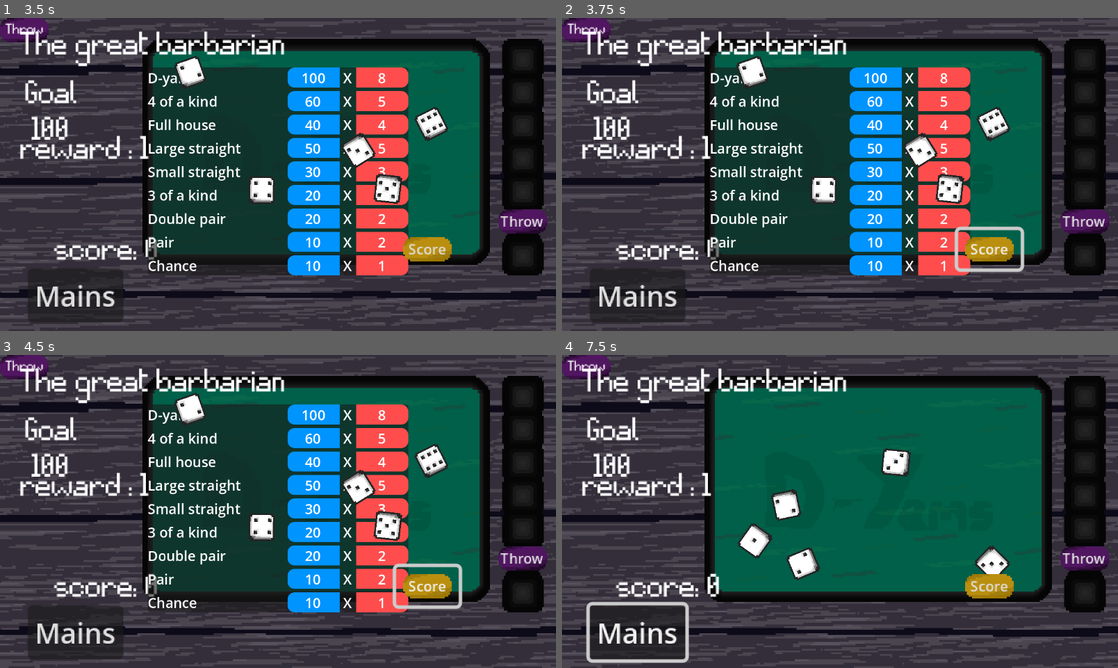
Above: before the commit, frames 1-4 (two rows, left to right).
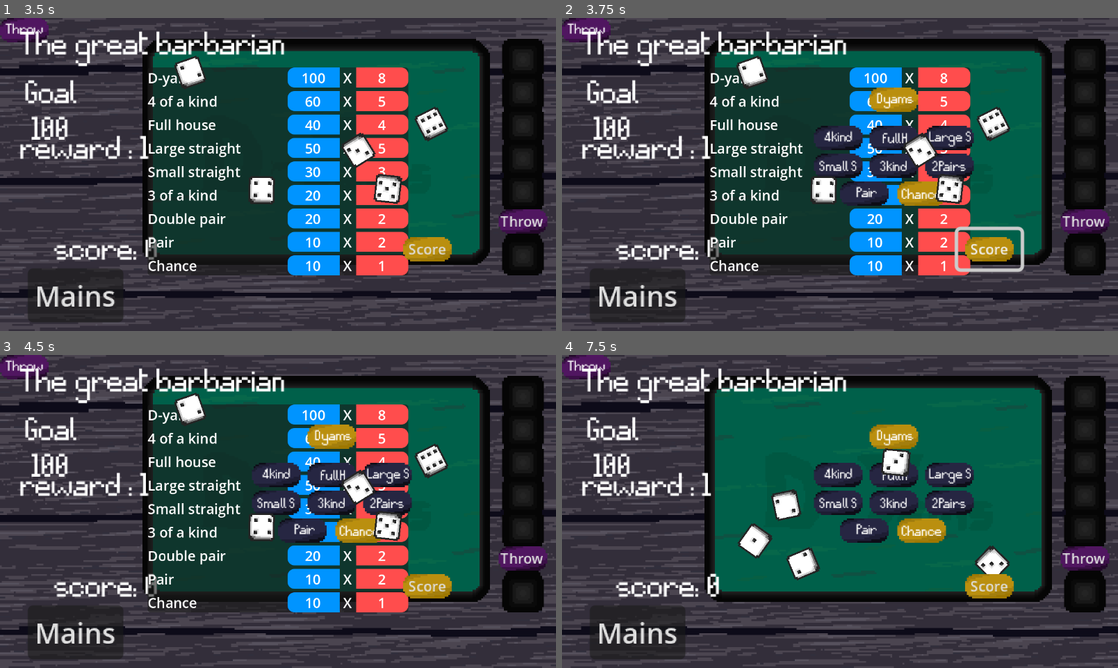
Above: after the commit, the same moments.

Repository: geoffrey66280/D-yams
Game: Godot game, scene res://scenes/game.tscn
The game is run twice, just before and just after one commit, with the same random seed, the same clock (stepped at 60 frames per second) and the same inputs. This scene is started directly instead of the project's main scene.
Inputs (mouse positions are in pixels of both pictures, inside the frame that each line leads up to):
- Up to frame 1 (3.5 s): click "Throw" at 0.5 s; click "Throw" at 1.25 s; click "Mains" at 2 s; click "Throw" at 2.75 s
- Up to frame 2 (3.75 s): click "Score" at 3.5 s
- Up to frame 3 (4.5 s): click (333, 436) at 4.25 s, where only the run after the commit has a clickable "Dyams"
- Up to frame 4 (7.5 s): click (923, 530) at 5 s, where only the run after the commit has a clickable "Chance"; click "Throw" at 5.75 s; click "Mains" at 6.5 s; click (895, 436) at 7.25 s, where only the run after the commit has a clickable "Dyams"

Frame 1 is identical in both runs. In frame 2, 4.3% of the frame differs, in the area x 45-75%, y 22-60%; in frame 3, 4.9%; in frame 4, 6.3%, in the area x 4-75%, y 22-99%.

Commit message:
feat: get combinations

Diff:
--- a/scenes/game.tscn
+++ b/scenes/game.tscn
@@ -7,6 +7,7 @@
 [ext_resource type="PackedScene" uid="uid://wrp24du2r1p5" path="res://scenes/level_information.tscn" id="3_lnu2h"]
 [ext_resource type="PackedScene" uid="uid://cfaie0utf5d8m" path="res://scenes/PopupCombination.tscn" id="4_lbhrr"]
 [ext_resource type="PackedScene" uid="uid://bbwu0goj8tpe6" path="res://scenes/MenuOptions.tscn" id="7_u5sy4"]
+[ext_resource type="PackedScene" uid="uid://ftg1igtjh1fe" path="res://scenes/popup_score.tscn" id="8_gee14"]
 
 [node name="Game" type="Node2D"]
 script = ExtResource("1_u5sy4")
@@ -52,5 +53,12 @@
 offset_bottom = 23.0
 text = "Options"
 
+[node name="popup_score" parent="." instance=ExtResource("8_gee14")]
+visible = false
+offset_left = 40.0
+offset_top = 24.0
+offset_right = 40.0
+offset_bottom = 24.0
+
 [connection signal="pressed" from="ButtonCombination" to="." method="_on_button_pressed"]
 [connection signal="pressed" from="ButtonOptions" to="." method="_on_button_options_pressed"]
--- a/scenes/popup_score.tscn
+++ b/scenes/popup_score.tscn
@@ -1,5 +1,6 @@
-[gd_scene load_steps=5 format=3 uid="uid://blgxeyl4fldvk"]
+[gd_scene load_steps=6 format=3 uid="uid://ftg1igtjh1fe"]
 
+[ext_resource type="Script" uid="uid://bg5juk44yav8u" path="res://scripts/popup_score.gd" id="1_d0arr"]
 [ext_resource type="Texture2D" uid="uid://cse43ltj0f0cv" path="res://assets/sprites/button_score.png" id="1_tauwg"]
 [ext_resource type="LabelSettings" uid="uid://di7nscev3345u" path="res://assets/fonts/button_font.tres" id="2_exvef"]
 [ext_resource type="Texture2D" uid="uid://dlrbuggr0t3a6" path="res://assets/sprites/button_throw_pressed.png" id="2_ka76i"]
@@ -12,6 +13,7 @@
 anchor_bottom = 1.0
 grow_horizontal = 2
 grow_vertical = 2
+script = ExtResource("1_d0arr")
 
 [node name="Dyams_Button" type="TextureButton" parent="."]
 layout_mode = 0
@@ -31,7 +33,7 @@
 text = "Dyams"
 label_settings = ExtResource("2_exvef")
 
-[node name="4kind_Button" type="TextureButton" parent="."]
+[node name="Fourkind_Button" type="TextureButton" parent="."]
 layout_mode = 0
 offset_left = 105.0
 offset_top = 38.0
@@ -40,7 +42,7 @@
 texture_normal = ExtResource("3_ka76i")
 texture_disabled = ExtResource("2_ka76i")
 
-[node name="4kind_Label" type="Label" parent="4kind_Button"]
+[node name="4kind_Label" type="Label" parent="Fourkind_Button"]
 layout_mode = 0
 offset_left = 6.0
 offset_top = 4.0
@@ -103,7 +105,7 @@
 text = "Small S"
 label_settings = ExtResource("2_exvef")
 
-[node name="3kind_Button" type="TextureButton" parent="."]
+[node name="Threekind_Button" type="TextureButton" parent="."]
 layout_mode = 0
 offset_left = 137.0
 offset_top = 54.0
@@ -112,7 +114,7 @@
 texture_normal = ExtResource("3_ka76i")
 texture_disabled = ExtResource("2_ka76i")
 
-[node name="3kind_Label" type="Label" parent="3kind_Button"]
+[node name="3kind_Label" type="Label" parent="Threekind_Button"]
 layout_mode = 0
 offset_left = 6.0
 offset_top = 5.0
@@ -121,7 +123,7 @@
 text = "3kind"
 label_settings = ExtResource("2_exvef")
 
-[node name="2Pairs_Button" type="TextureButton" parent="."]
+[node name="TwoPairs_Button" type="TextureButton" parent="."]
 layout_mode = 0
 offset_left = 169.0
 offset_top = 54.0
@@ -130,7 +132,7 @@
 texture_normal = ExtResource("1_tauwg")
 texture_disabled = ExtResource("2_ka76i")
 
-[node name="2Pairs_Label" type="Label" parent="2Pairs_Button"]
+[node name="2Pairs_Label" type="Label" parent="TwoPairs_Button"]
 layout_mode = 0
 offset_left = 4.0
 offset_top = 5.0
@@ -174,3 +176,5 @@
 offset_bottom = 14.0
 text = "Chance"
 label_settings = ExtResource("2_exvef")
+
+[connection signal="button_up" from="Dyams_Button" to="." method="_on_dyams_button_button_up"]
--- a/scripts/level_information.gd
+++ b/scripts/level_information.gd
@@ -101,60 +101,4 @@
 
 
 func detect_combination(dices: Array):
-	var combinations = []
-	var num_pairs = 0
-	var counts = {}
-	var sorted_dice = dices.duplicate()
-	sorted_dice.sort()
-
-	for dice in sorted_dice:
-		counts[dice] = counts.get(dice, 0) + 1
-	var values = counts.values()
-
-	# --- YAMS ---
-	if values.has(5):
-		combinations.append("D-yams")
-
-	# --- Double Pair ---
-	for v in values:
-		if v == 2:
-			num_pairs += 1
-	if num_pairs == 2:
-		combinations.append("Double pair")
-
-	# --- Pair ---
-	if values.has(2) and not values.has(3):
-		combinations.append("Pair")
-
-	# --- 4 OF A KIND ---
-	if values.has(4):
-		combinations.append("4 of a kind")
-
-	# --- FULL HOUSE ---
-	if values.has(3) and values.has(2):
-		combinations.append("Full house")
-
-	# --- 3 OF A KIND ---
-	if values.has(3) and not values.has(2):
-		combinations.append("3 of a kind")
-
-	 # --- LARGE STRAIGHT (1-5 ou 2-6) ---
-	var large1 = [1,2,3,4,5]
-	var large2 = [2,3,4,5,6]
-	if sorted_dice == large1 or sorted_dice == large2:
-		combinations.append("Large straight")
-
-	# --- SMALL STRAIGHT (4 dés consécutifs dans les 5) ---
-	var unique = sorted_dice.duplicate()
-	unique = unique.uniq()
-	var cons = 1
-	for i in range(1, unique.size()):
-		if unique[i] == unique[i-1] + 1:
-			cons += 1
-		else:
-			cons = 1
-
-		if cons >= 4:
-			combinations.append("Small straight")
-			break
-	return combinations
+	return ["D-yams"]
--- /dev/null
+++ b/scripts/popup_score.gd
@@ -0,0 +1,39 @@
+extends Control
+
+# Called when the node enters the scene tree for the first time.
+func _ready() -> void:
+	pass # Replace with function body.
+
+
+# Called every frame. 'delta' is the elapsed time since the previous frame.
+func _process(delta: float) -> void:
+	pass
+
+func change_combinations_visibility(dices: Array):
+	var level_infomartions = get_node("../LevelInformation")
+	var valid_combinations = level_infomartions.detect_combination(dices)
+	$Dyams_Button.disabled = true
+	$Fourkind_Button.disabled = true
+	$LargeS_Button.disabled = true
+	$SmallS_Button.disabled = true
+	$Threekind_Button.disabled = true
+	$TwoPairs_Button.disabled = true
+	$Pair_Button.disabled = true
+	$FullHouse_Button.disabled = true
+	for comb_name in valid_combinations:
+		if comb_name == "D-yams":
+			$Dyams_Button.disabled = false
+		elif comb_name == "4 of a kind":
+			$Fourkind_Button.disabled = false
+		elif comb_name == "Full house":
+			$LargeS_Button.disabled = false
+		elif comb_name == "Large straight":
+			$SmallS_Button.disabled = false
+		elif comb_name == "Small straight":
+			$Threekind_Button.disabled = false
+		elif comb_name == "3 of a kind":
+			$TwoPairs_Button.disabled = false
+		elif comb_name == "Double pair":
+			$Pair_Button.disabled = false
+		elif comb_name == "Pair":
+			$Chance_Button.disabled = false
--- a/scripts/throwing_dices.gd
+++ b/scripts/throwing_dices.gd
@@ -103,4 +103,9 @@
 
 
 func _on_score_button_button_up() -> void:
-	pass # Replace with function body.
+	var pop_up_score = get_node("../../popup_score")
+	if(pop_up_score.visible == false):
+		pop_up_score.change_combinations_visibility(dices_kept)
+		pop_up_score.visible = true
+	else:
+		pop_up_score.visible = false
Not shown: 1 places in scenes/game.tscn that only renumber resources
Not shown, added: scripts/popup_score.gd.uid
